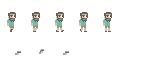
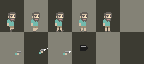
Comparing the layer stacks of the two 144×64 images. Changes:
added layer "Layer 74" above "Pistol" over [80,45,88,51]
showed "Layer 0" over [0,0,144,64]
